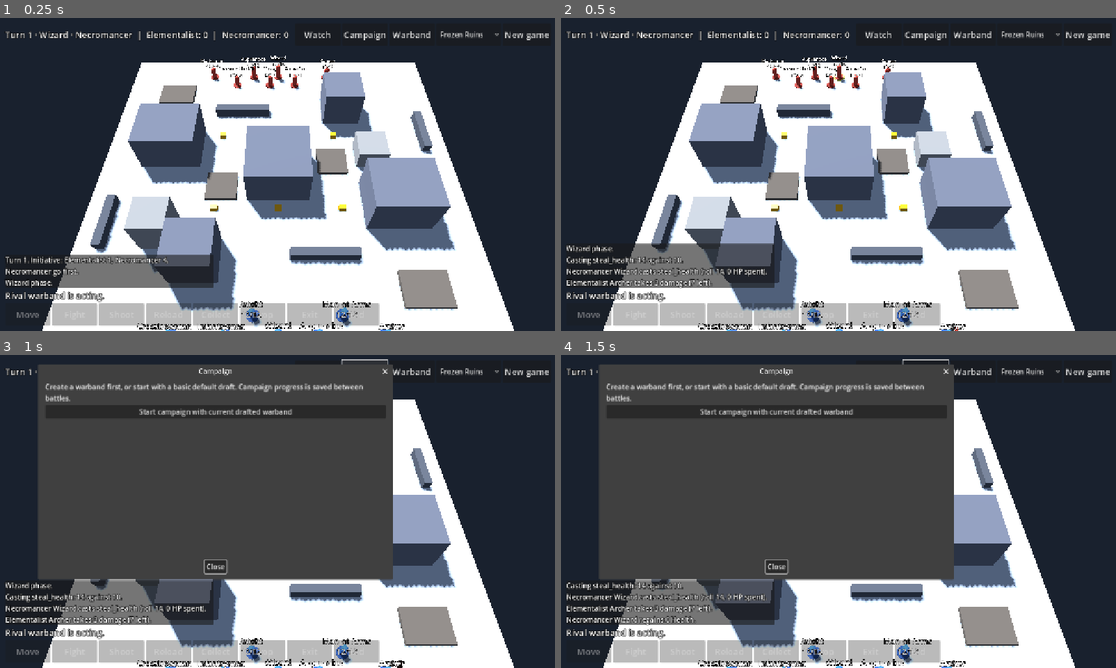
Above: before the commit, frames 1-4 (two rows, left to right).
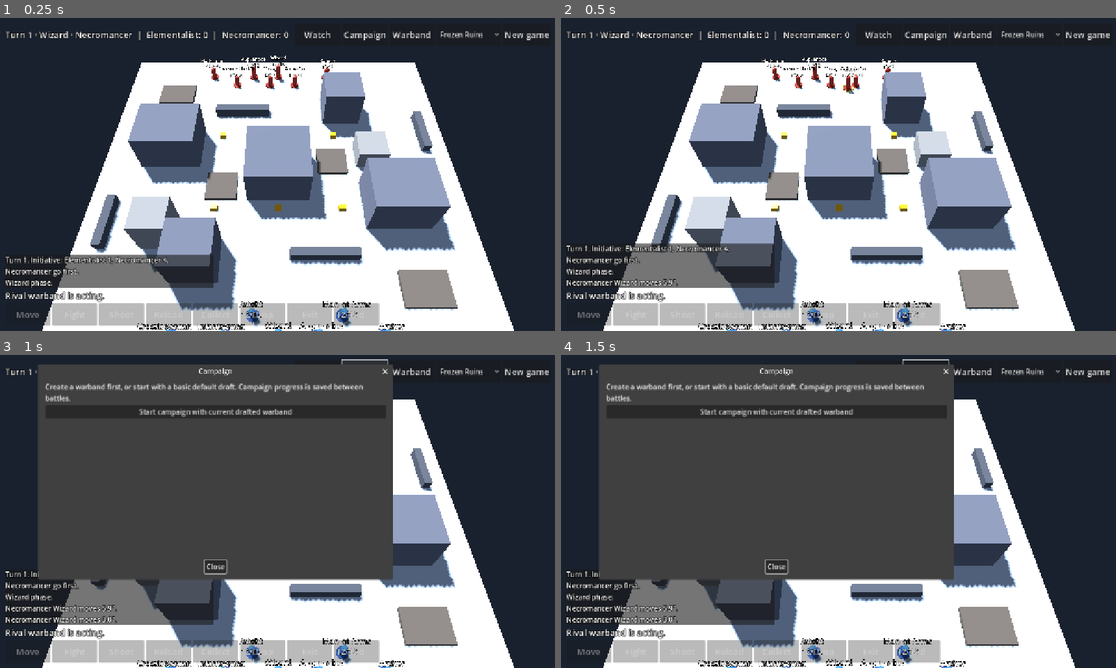
Above: after the commit, the same moments.

Repository: drag0nblad3/Frostgame
Game: Godot game, scene res://scenes/main.tscn
Same seed, same stepped clock (60 frames per second), same inputs: the game is played once before the commit and once after it.
Inputs:
- Up to frame 1 (0.25 s): no input
- Up to frame 2 (0.5 s): no input
- Up to frame 3 (1 s): click "Campaign" at 0.5 s
- Up to frame 4 (1.5 s): click "Campaign" at 1.25 s

Frame 1 is identical in both runs. In frame 2, 1.6% of the frame differs, in the area x 1-72%, y 12-100%; in frame 3, 1.2%; in frame 4, 1.4%.

Commit message:
Apply official control replacement and Wizard Eye area/range errata

Diff:
--- a/src/core/state/spell_actions.gd
+++ b/src/core/state/spell_actions.gd
@@ -68,12 +68,13 @@
 		return false
 	if f.spell_effects.has("blinding_light") and kind != "touch":
 		return false
-	if kind == "touch" and t != f and Shooting.distance(f, t) > 1.0:
-		return false
-	if not WizardEye.visible(s.board, f, t.pos) and t != f:
-		return false
-	if spell.has("range") and Shooting.distance(f, t) > float(spell["range"]):
-		return false
+	var limit := 1.0 if kind == "touch" else float(spell.get("range", 24.0))
+	if t != f:
+		if kind == "area_shot":
+			if Shooting.distance(f, t) > limit or not LineOfSight.check(s.board, f.pos, t.pos).clear:
+				return false
+		elif not WizardEye.visible(s.board, f, t.pos, limit):
+			return false
 	if kind == "shot":
 		return t != f
 	if kind == "area_shot":
@@ -412,7 +413,7 @@
 		"elemental_bolt", "bone_dart", "poison_dart":
 			t = ShotTarget.randomize(c.dice, s.figures, t)
 			var old_health := t.health
-			_shot(f, t, int(s.spell_catalog[id]["power"]), null, id == "elemental_bolt", id == "elemental_bolt")
+			_shot(f, t, int(s.spell_catalog[id]["power"]), WizardEye.origin(s.board, f, t.pos, float(s.spell_catalog[id].get("range", 24.0))), id == "elemental_bolt", id == "elemental_bolt")
 			if id == "poison_dart" and t.health < old_health:
 				c.poison(t)
 		"call_storm":
@@ -423,12 +424,12 @@
 			return true
 		"banish":
 			for other in s.figures:
-				if other.in_play() and other.is_demon() and WizardEye.visible(s.board, f, other.pos):
+				if other.in_play() and other.is_demon() and Shooting.distance(f, other) <= 24.0 and LineOfSight.check(s.board, f.pos, other.pos).clear:
 					_banish(f, other, int(result["roll"]), 4)
 		"scatter_shot":
 			for other in s.figures:
-				if other.in_play() and other.side != f.side and Shooting.distance(f, other) <= 12 and WizardEye.visible(s.board, f, other.pos):
-					_shot(f, ShotTarget.randomize(c.dice, s.figures, other), 0)
+				if other.in_play() and other.side != f.side and Shooting.distance(f, other) <= 12 and LineOfSight.check(s.board, f.pos, other.pos).clear:
+					_shot(f, ShotTarget.randomize(c.dice, s.figures, other), 0, f.pos)
 		"destructive_sphere":
 			for other in s.figures:
 				if other != f and other.in_play() and Shooting.distance(f, other) <= 3:
@@ -455,7 +456,7 @@
 						if not affected.has(member):
 							affected.append(member)
 			for other in affected:
-				_shot(f, other, 5, t.pos if other != t else WizardEye.origin(s.board, f, t.pos), true)
+				_shot(f, other, 5, t.pos if other != t else f.pos, true)
 		"destroy_undead":
 			var raw := c.dice.d20()
 			var total := raw + t.effective_will() + t.roll_penalty()
--- a/src/core/state/summon_actions.gd
+++ b/src/core/state/summon_actions.gd
@@ -29,7 +29,8 @@
 
 
 func can_control(f: Figure, t: Figure, id: String) -> bool:
-	if t.side == f.side or t.controller_id >= 0 or controlled(f, id) != null:
+	var existing := controlled(f, id)
+	if (t.side == f.side and t.controller_id < 0 and t.summon_spell == "") or (existing != null and existing != t):
 		return false
 	if id == "mind_control":
 		return t.def.role not in ["wizard", "apprentice"] and not t.def.traits.has("mindless") and not t.spell_effects.has("mind_lock")
@@ -87,6 +88,14 @@
 
 func _control_result(success: bool, f: Figure, t: Figure, id: String, roll: int) -> void:
 	if success or not t.in_play():
+		return
+	# Errata: temporary figures lose their original warband link, permanent figures retain it.
+	if t.summoned_by >= 0 or t.summon_spell != "":
+		t.original_side = -1
+		t.summoned_by = -1
+		t.summon_spell = ""
+	if t.original_side == f.side:
+		release(t)
 		return
 	t.controller_id = f.id
 	t.control_spell = id
--- a/src/core/state/terrain_magic.gd
+++ b/src/core/state/terrain_magic.gd
@@ -40,7 +40,7 @@
 	if id == "mud":
 		return f.pos.distance_to(at) <= 24 and WizardEye.visible(b, f, at)
 	if id == "grenade":
-		return f.pos.distance_to(at) <= 14.0 and WizardEye.visible(b, f, at)
+		return f.pos.distance_to(at) <= 14.0 and LineOfSight.check(b, f.pos, at).clear
 	if id in ["explosive_rune", "planar_tear"]:
 		if id == "explosive_rune":
 			var count := 0
@@ -49,7 +49,7 @@
 					count += 1
 			if count >= 3:
 				return false
-		return f.pos.distance_to(at) <= (4.0 if id == "explosive_rune" else 24.0) and WizardEye.visible(b, f, at)
+		return f.pos.distance_to(at) <= (4.0 if id == "explosive_rune" else 24.0) and (WizardEye.visible(b, f, at, 4.0) if id == "explosive_rune" else LineOfSight.check(b, f.pos, at).clear)
 	var seen := false
 	for i in range(-6, 7):
 		var p := at + (Vector2.DOWN if rotated else Vector2.RIGHT) * i * 0.5
--- a/src/core/state/wizard_eye.gd
+++ b/src/core/state/wizard_eye.gd
@@ -29,19 +29,20 @@
 	return null
 
 
-static func origin(b: Board, f: Figure, at: Vector2) -> Vector2:
-	if LineOfSight.check(b, f.pos, at).clear:
+static func origin(b: Board, f: Figure, at: Vector2, max_range: float = 24.0) -> Vector2:
+	if Vector2(f.pos.distance_to(at), f.elevation - b.height_at(at)).length() <= max_range and LineOfSight.check(b, f.pos, at).clear:
 		return f.pos
 	var eye := marker(b, f)
 	if eye != null:
 		var pos := eye.rect.get_center()
-		if eye.eye_direction.dot(at - pos) >= -0.001 and LineOfSight.check(b, pos, at).clear:
+		if eye.eye_direction.dot(at - pos) >= -0.001 and Vector2(pos.distance_to(at), b.height_at(pos) - b.height_at(at)).length() <= max_range and LineOfSight.check(b, pos, at).clear:
 			return pos
 	return f.pos
 
 
-static func visible(b: Board, f: Figure, at: Vector2) -> bool:
-	return LineOfSight.check(b, origin(b, f, at), at).clear
+static func visible(b: Board, f: Figure, at: Vector2, max_range: float = 24.0) -> bool:
+	var start := origin(b, f, at, max_range)
+	return Vector2(start.distance_to(at), b.height_at(start) - b.height_at(at)).length() <= max_range and LineOfSight.check(b, start, at).clear
 
 
 func create(f: Figure, option: Dictionary) -> void:
--- /dev/null
+++ b/tests/unit/test_control_errata.gd
@@ -0,0 +1,26 @@
+extends TestCase
+
+
+func test_reclaim_permanent_member() -> void:
+	var c := make_game(make_board(), [fig("wizard", 0, Vector2(10, 10)), fig("wizard", 1, Vector2(20, 10)), fig("thug", 0, Vector2(14, 10))], LoadedDice.new([1, 1]))
+	var t := c.state.figure(3)
+	var enemy := c.state.figure(2)
+	var ally := c.state.figure(1)
+	c._magic.summons.apply_control(enemy, t, "mind_control", 18)
+	check_eq(t.side, 1)
+	check(c._magic.summons.can_control(ally, t, "mind_control"))
+	c._magic.summons.apply_control(ally, t, "mind_control", 18)
+	check_eq(t.side, 0)
+	check_eq(t.controller_id, -1)
+
+
+func test_controlled_summon_loses_origin() -> void:
+	var c := make_game(make_board(), [fig("wizard", 0, Vector2(10, 10)), fig("wizard", 1, Vector2(20, 10)), fig("zombie", 0, Vector2(14, 10))], LoadedDice.new([1]))
+	var t := c.state.figure(3)
+	t.summoned_by = 1
+	t.summon_spell = "raise_zombie"
+	c._magic.summons.apply_control(c.state.figure(2), t, "control_undead", 18)
+	check_eq(t.side, 1)
+	check_eq(t.summoned_by, -1)
+	c._magic.summons.release(t)
+	check_eq(t.side, -1)
Not shown, changed: docs/rules-coverage.md
